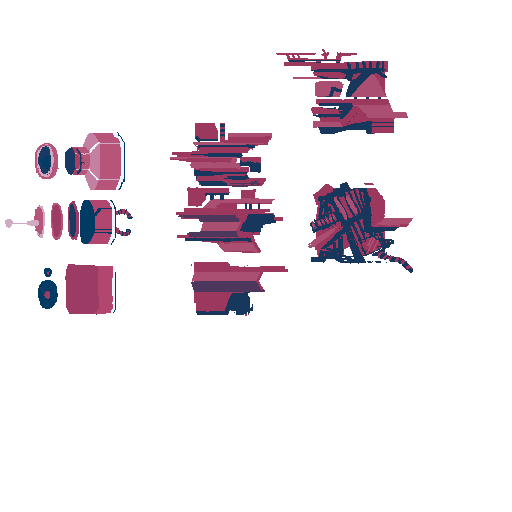
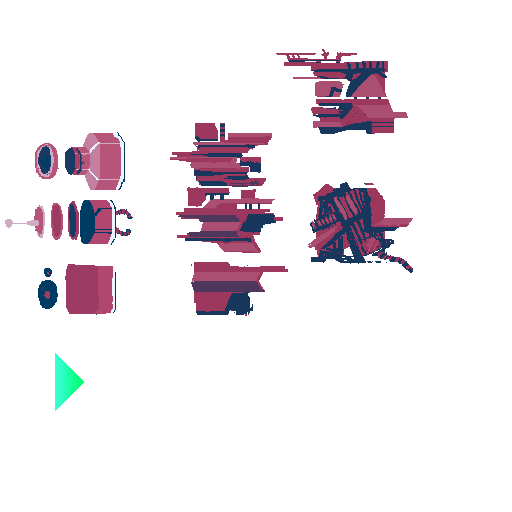
Comparing the layer stacks of the two w=512, h=512 images. Changes:
added layer "Layer 24" in group "Group 2 copy" over [55,353,84,411]
